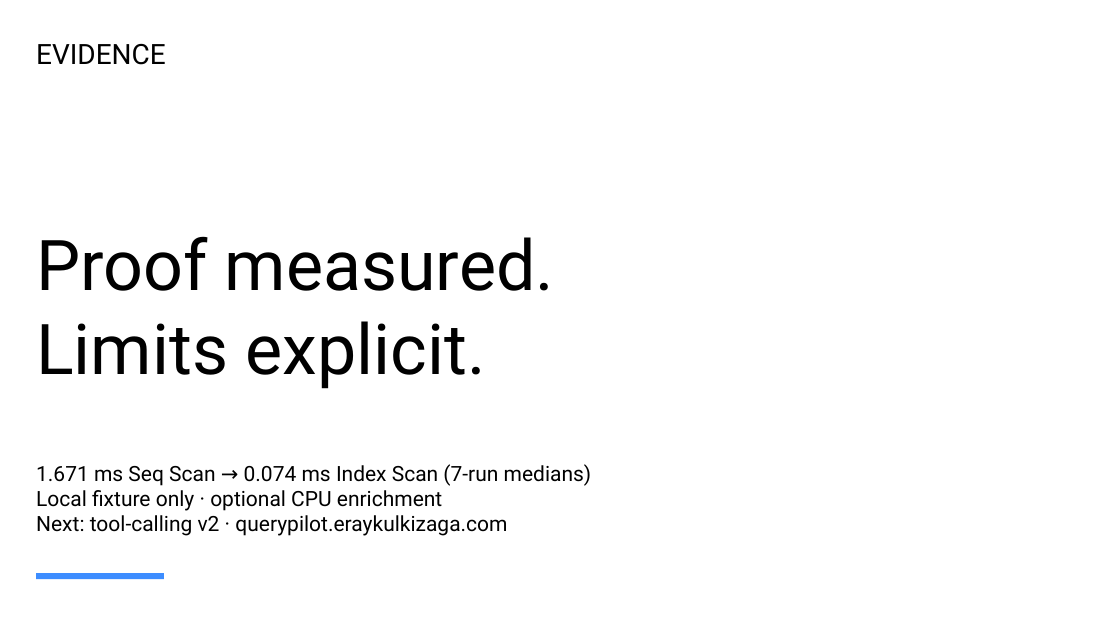
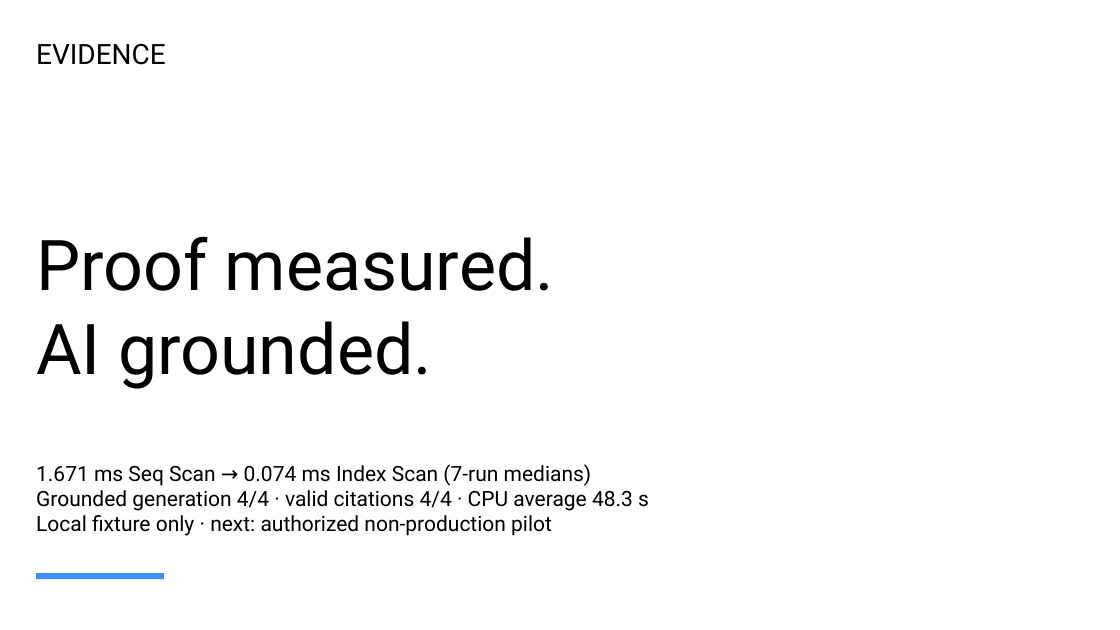
Before and after one commit to ErayKulkizaga/QueryPilot, a slide deck: slide 6 of artifacts/QueryPilot_Local_Teknik_Sunum.pptx. Drawn at 1120x630 pixels with LibreOffice and Linux fonts; fonts in the diff are those of the drawing. Boxes give left, top, right and bottom in pixels: in the first picture for what was removed or moved away, otherwise in the second. Text is boxed around its words. In the diff, an @@ line names an element or a change of style, - is before the commit and + after.

Commit message:
Release grounded AI beta 2 (#5)

```diff
--- a/artifacts/QueryPilot_Local_Teknik_Sunum.pptx
+++ b/artifacts/QueryPilot_Local_Teknik_Sunum.pptx
@@ text at (36, 236, 554, 389): text changed @@
-Proof measured.
-Limits explicit.
+Proof measured.
+AI grounded.
@@ text at (36, 490, 649, 536): text changed @@
-Local fixture only · optional CPU enrichment
-Next: tool-calling v2 · querypilot.eraykulkizaga.com
+Grounded generation 4/4 · valid citations 4/4 · CPU average 48.3 s
+Local fixture only · next: authorized non-production pilot
```
Also in this commit, not shown: 5 other slides changed, 12 other files.
